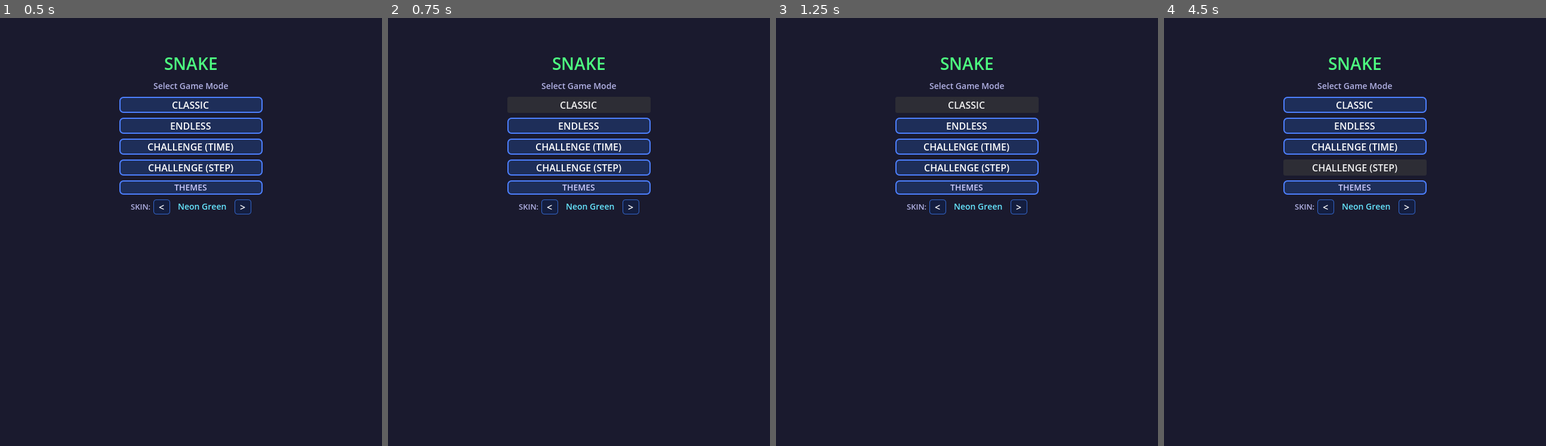
Above: before the commit, frames 1-4 (left to right).
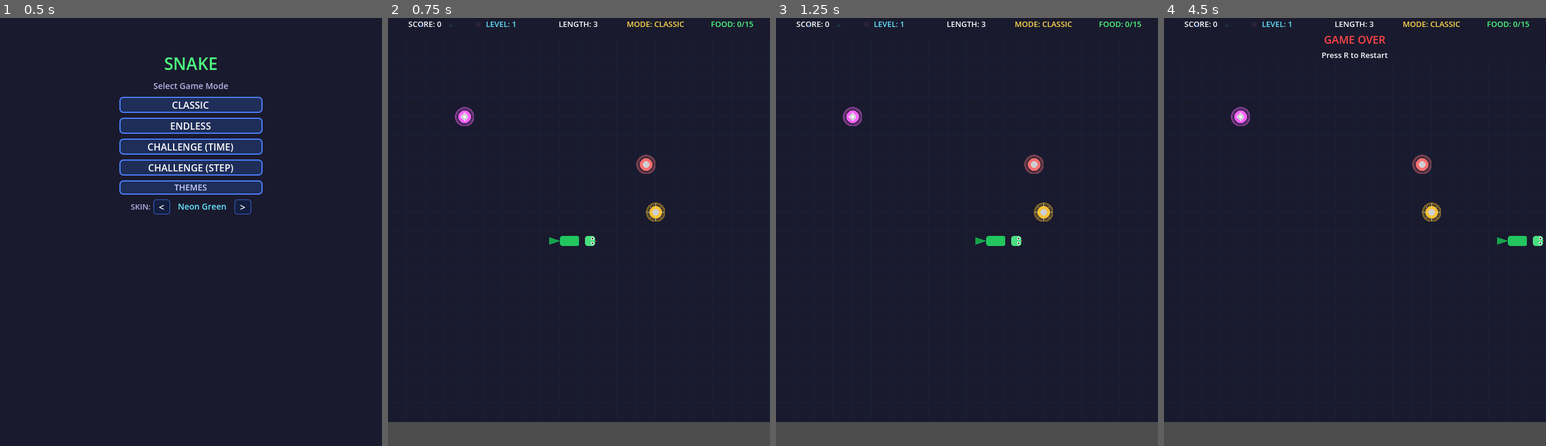
Above: after the commit, the same moments.

Repository: skyfire1123/snake-games
Game: Godot game, scene res://scenes/game_manager.tscn
Same seed, same stepped clock (60 frames per second), same inputs: the game is played once before the commit and once after it.
Inputs (mouse positions are in pixels of both pictures, inside the frame that each line leads up to):
- Up to frame 1 (0.5 s): no input
- Up to frame 2 (0.75 s): click "CLASSIC" at 0.5 s
- Up to frame 3 (1.25 s): no input
- Up to frame 4 (4.5 s): click (1355, 103) at 1.25 s, where only the run before the commit has a clickable "CLASSIC"; click (1355, 125) at 2 s, where only the run before the commit has a clickable "ENDLESS"; click (1355, 125) at 2.75 s, where only the run before the commit has a clickable "ENDLESS"; click (1355, 146) at 3.5 s, where only the run before the commit has a clickable "CHALLENGE (TIME)"; click (1355, 167) at 4.25 s, where only the run before the commit has a clickable "CHALLENGE (STEP)"

Frame 1 is identical in both runs. In frame 2, 13% of the frame differs, in the area x 0-100%, y 0-100%; in frame 3, 13%; in frame 4, 13%.
Error before the commit: Parse Error: Cannot infer the type of "skin_name" variable because the value doesn't have a set type. (res://scripts/start_screen.gd:40)

Commit message:
Fix: parse errors in snake/start_screen/skin_manager - Godot 4.6 type strict mode

Diff:
--- a/scripts/game_manager.gd
+++ b/scripts/game_manager.gd
@@ -26,6 +26,9 @@
 	_start_screen.mode_selected.connect(_on_mode_selected)
 	_start_screen.theme_requested.connect(_on_theme_requested)
 
+## BUG FIX: _on_mode_selected 和 _on_theme_requested 中的 queue_free()
+## 现在使用实例变量 self._start_screen 正确引用节点
+
 func _on_theme_requested() -> void:
 	_start_screen.queue_free()
 	var ts: Node = _theme_screen_scene.instantiate()
--- a/scripts/skin_manager.gd
+++ b/scripts/skin_manager.gd
@@ -100,9 +100,9 @@
 	var textures: Dictionary = {}
 	var base := "res://assets/sprites/skins/" + skin_name + "/"
 	for key in TEXTURE_KEYS:
-		var path := base + key + ".png"
+		var path: String = "%s%s.png" % [base, key]
 		if ResourceLoader.exists(path):
-			textures[key] = load(path)
+			textures[key as String] = load(path)
 	_cache[skin_name] = textures
 	return textures
 
--- a/scripts/snake.gd
+++ b/scripts/snake.gd
@@ -182,10 +182,10 @@
 func shrink_to(new_positions: Array[Vector2i]) -> void:
 	_body_positions = new_positions
 	while _body_sprites.size() > _body_positions.size():
-		var last := _body_sprites.pop_back()
+		var last: Sprite2D = _body_sprites.pop_back() as Sprite2D
 		if is_instance_valid(last):
 			last.queue_free()
-	_tail_sprite = _body_sprites[_body_sprites.size() - 1] if _body_sprites.size() > 0 else null
+	_tail_sprite = _body_sprites[_body_sprites.size() - 1] as Sprite2D if _body_sprites.size() > 0 else null
 	position_updated.emit(_body_positions)
 
 func _update_segment_position(sprite: Sprite2D, grid_pos: Vector2i) -> void:
--- a/scripts/start_screen.gd
+++ b/scripts/start_screen.gd
@@ -37,7 +37,7 @@
 func _refresh_skin_label() -> void:
 	if not _skin_manager:
 		return
-	var skin_name := _skin_manager.get_current_skin()
+	var skin_name: String = _skin_manager.get_current_skin()
 	$VBoxContainer/SkinRow/SkinLabel.text = SKIN_LABELS.get(skin_name, skin_name)
 
 func _on_prev_skin() -> void:
